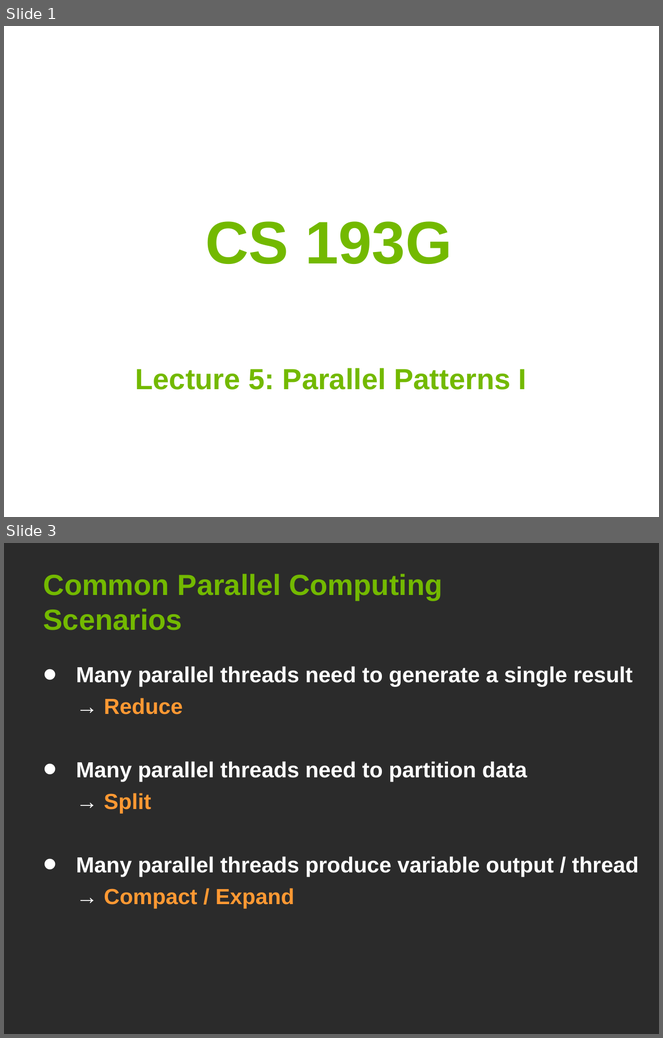
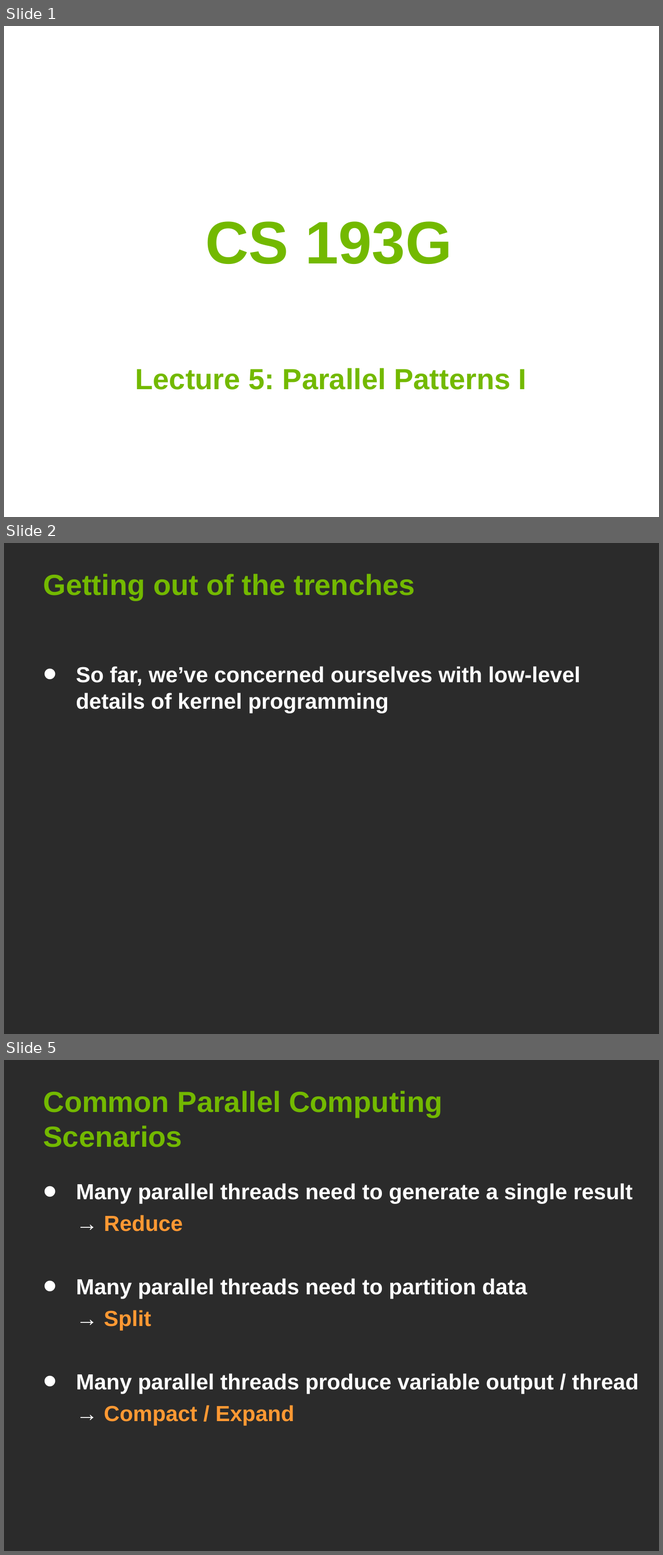
Before and after one commit to leofang/stanford-cs193g-sp2010, a slide deck: trunk/lectures/lecture_6/parallel_patterns_1.ppt. Shown one above the other, each under a label of ours: slides 1 and 3 before the commit, slides 1, 2 and 5 after it; the slides between them are not shown. The pictures are 663x1038 and 663x1555 pixels, drawn with LibreOffice and Linux fonts; fonts in the diff are those of the drawing; background and template pictures are left out; a plain dark background stands for a picture behind light text. Boxes give left, top, right and bottom in pixels: in the first picture for what was removed or moved away, otherwise in the second. Text is boxed around its words. In the diff, an @@ line names an element or a change of style, - is before the commit and + after.

```diff
--- a/trunk/lectures/lecture_6/parallel_patterns_1.ppt
+++ b/trunk/lectures/lecture_6/parallel_patterns_1.ppt
@@ slide 2 added at bbox=[4, 543, 659, 1034], background picture (left out) @@
@@ title added at bbox=[44, 574, 415, 600], 32 pt, text #73B900, bold @@
+Getting out of the trenches
@@ text added at bbox=[76, 666, 581, 713], 24 pt, text #FFFFFF, bold @@
+• So far, we’ve concerned ourselves with low-level details of kernel programming
@@ what was slide 3 is now slide 5 @@
```
Also in this commit, not shown: 9 slides changed, 1 other slide added.
